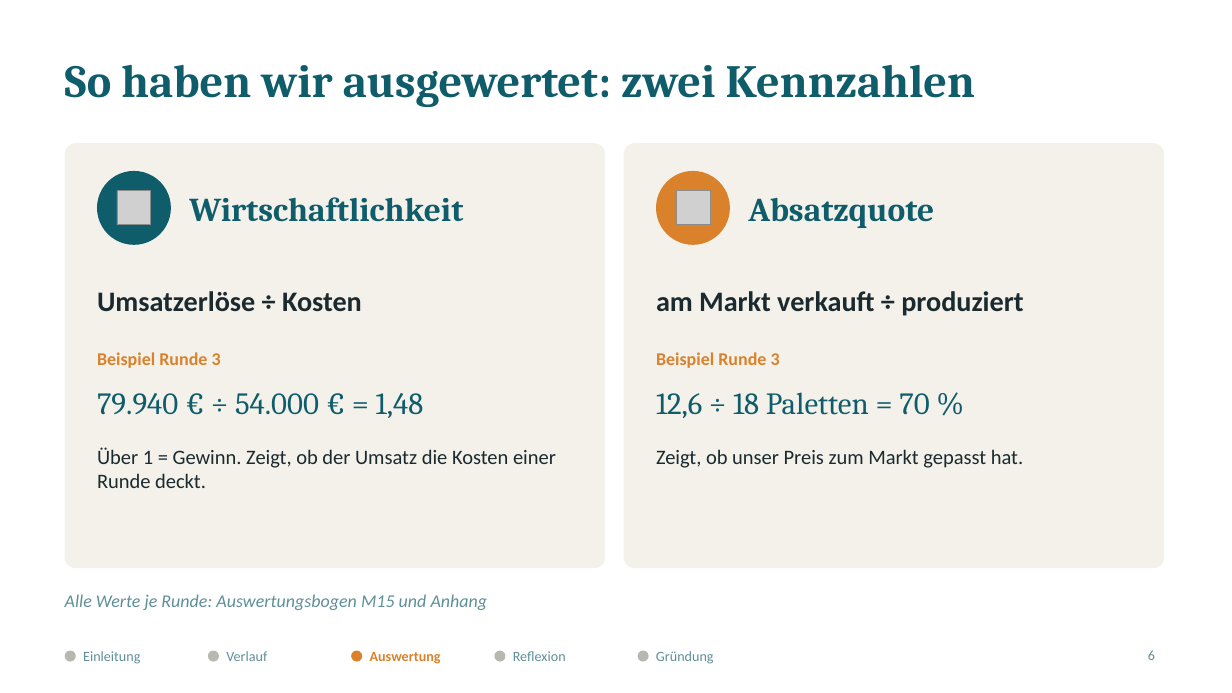
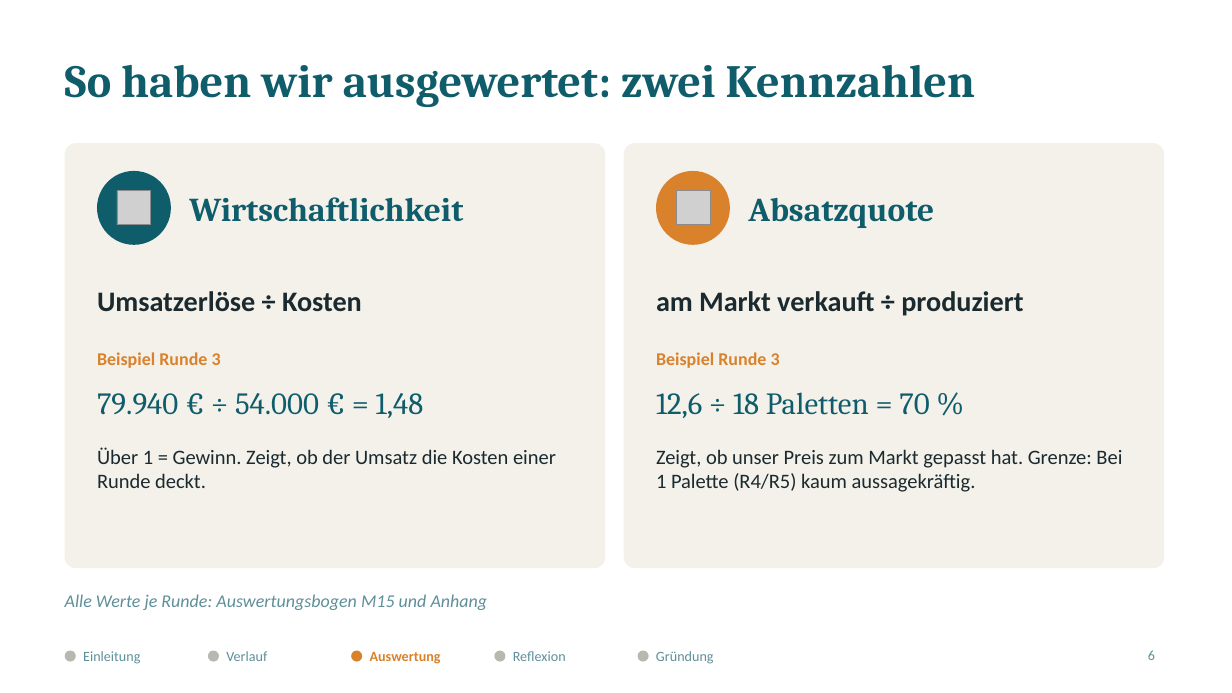
Before and after one commit to jofy0002/claude-workspace, a slide deck: slide 6 of endpraesentation/Elbharz_Endpraesentation.pptx. Drawn at 1232x693 pixels with LibreOffice and Linux fonts; fonts in the diff are those of the drawing; grey boxes stand for pictures. Boxes give left, top, right and bottom in pixels: in the first picture for what was removed or moved away, otherwise in the second. Text is boxed around its words. In the diff, an @@ line names an element or a change of style, - is before the commit and + after.

```diff
--- a/endpraesentation/Elbharz_Endpraesentation.pptx
+++ b/endpraesentation/Elbharz_Endpraesentation.pptx
@@ text at (x1=656, y1=449, x2=1122, y2=492): text changed @@
-Zeigt, ob unser Preis zum Markt gepasst hat.
+Zeigt, ob unser Preis zum Markt gepasst hat. Grenze: Bei 1 Palette (R4/R5) kaum aussagekräftig.
```
Also in this commit, not shown: 6 other slides changed, 6 other files.
